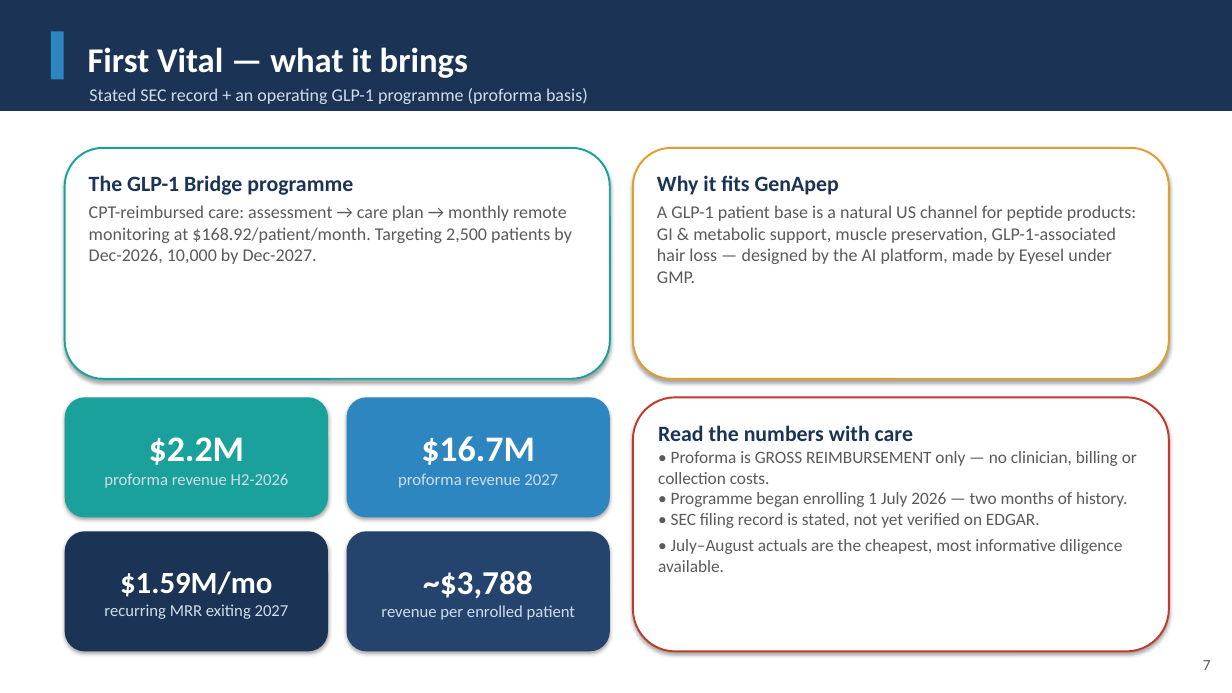
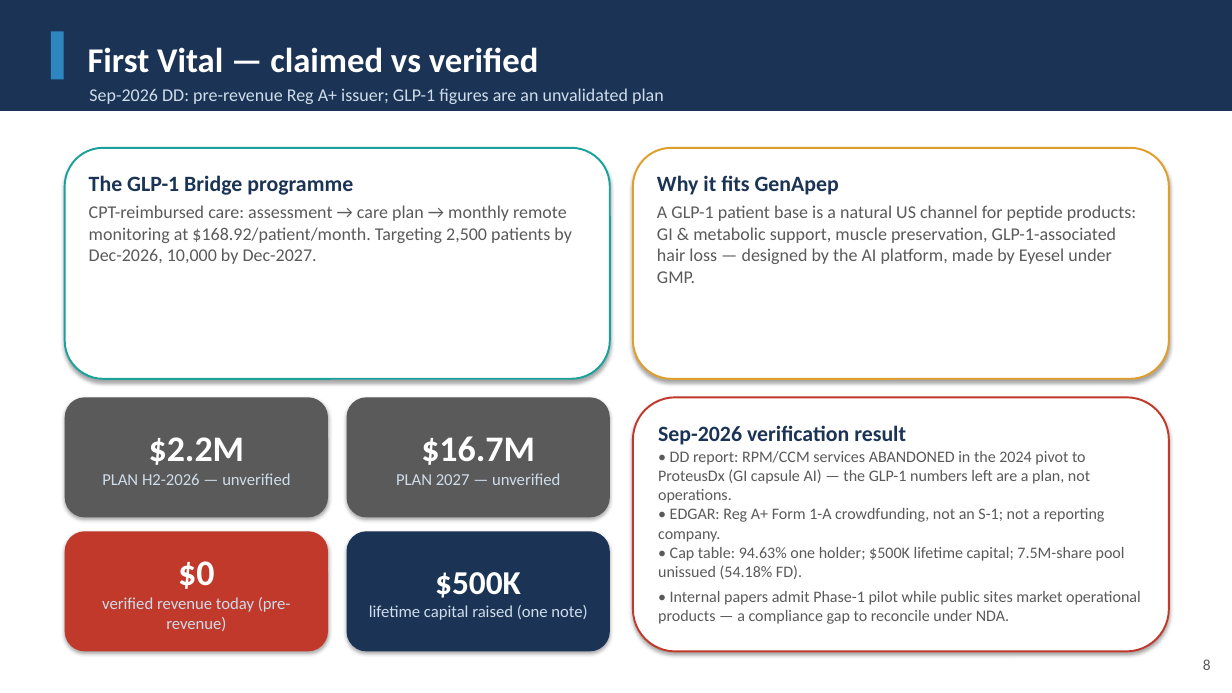
Before and after one commit to leicatam/gamification, a slide deck: slide 8 of synexo/GenApep_Executive_Presentation.pptx (slide 7 before the commit). Drawn at 1232x693 pixels with LibreOffice and Linux fonts; fonts in the diff are those of the drawing. Boxes give left, top, right and bottom in pixels: in the first picture for what was removed or moved away, otherwise in the second. Text is boxed around its words. In the diff, an @@ line names an element or a change of style, - is before the commit and + after.

```diff
--- a/synexo/GenApep_Executive_Presentation.pptx
+++ b/synexo/GenApep_Executive_Presentation.pptx
@@ text at box(88, 47, 539, 73): text changed @@
-First Vital — what it brings
+First Vital — claimed vs verified
@@ text at box(89, 88, 664, 104): text changed @@
-Stated SEC record + an operating GLP-1 programme (proforma basis)
+Sep-2026 DD: pre-revenue Reg A+ issuer; GLP-1 figures are an unvalidated plan
@@ rounded rectangle "$2.2M" at box(65, 397, 328, 518): fill #1AA19C to #5A5A5A @@
@@ rounded rectangle "$16.7M" at box(347, 397, 610, 518): fill #2E86C1 to #5A5A5A @@
@@ text in rounded rectangle at box(658, 425, 1141, 624): text changed; size 13.5 to 12.5 pt @@
-Read the numbers with care
-• Proforma is GROSS REIMBURSEMENT only — no clinician, billing or collection costs.
-• Programme began enrolling 1 July 2026 — two months of history.
-• SEC filing record is stated, not yet verified on EDGAR.
-• July–August actuals are the cheapest, most informative diligence available.
+Sep-2026 verification result
+• DD report: RPM/CCM services ABANDONED in the 2024 pivot to ProteusDx (GI capsule AI) — the GLP-1 numbers left are a plan, not operations.
+• EDGAR: Reg A+ Form 1-A crowdfunding, not an S-1; not a reporting company.
+• Cap table: 94.63% one holder; $500K lifetime capital; 7.5M-share pool unissued (54.18% FD).
+• Internal papers admit Phase-1 pilot while public sites market operational products — a compliance gap to reconcile under NDA.
@@ text in rounded rectangle at box(102, 473, 290, 485): text changed @@
-proforma revenue H2-2026
+PLAN H2-2026 — unverified
@@ text in rounded rectangle at box(396, 473, 560, 485): text changed @@
-proforma revenue 2027
+PLAN 2027 — unverified
@@ rounded rectangle "$0" at box(65, 531, 328, 652): fill #1B3355 to #C0392B @@
@@ rounded rectangle "$500K" at box(347, 531, 610, 652): fill #24446E to #1B3355 @@
@@ text in rounded rectangle at box(102, 561, 291, 631): text changed @@
-$1.59M/mo
-recurring MRR exiting 2027
+$0
+verified revenue today (pre-revenue)
@@ text in rounded rectangle at box(369, 572, 587, 620): text changed @@
-~$3,788
-revenue per enrolled patient
+$500K
+lifetime capital raised (one note)
@@ text at box(1203, 659, 1211, 670): text changed @@
-7
+8
```
Also in this commit, not shown: 16 other slides changed, 1 slide added, 14 other files.
